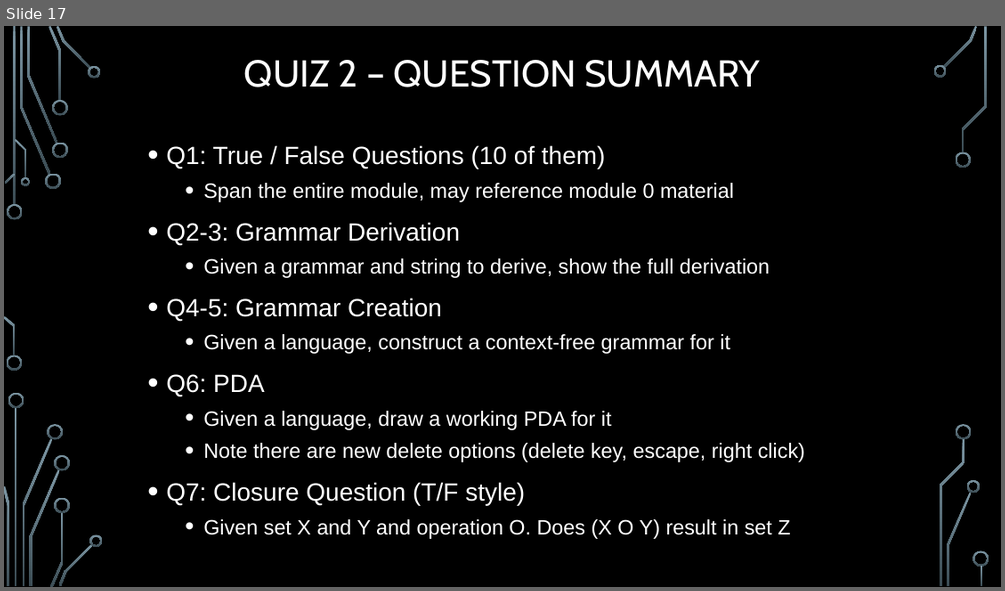
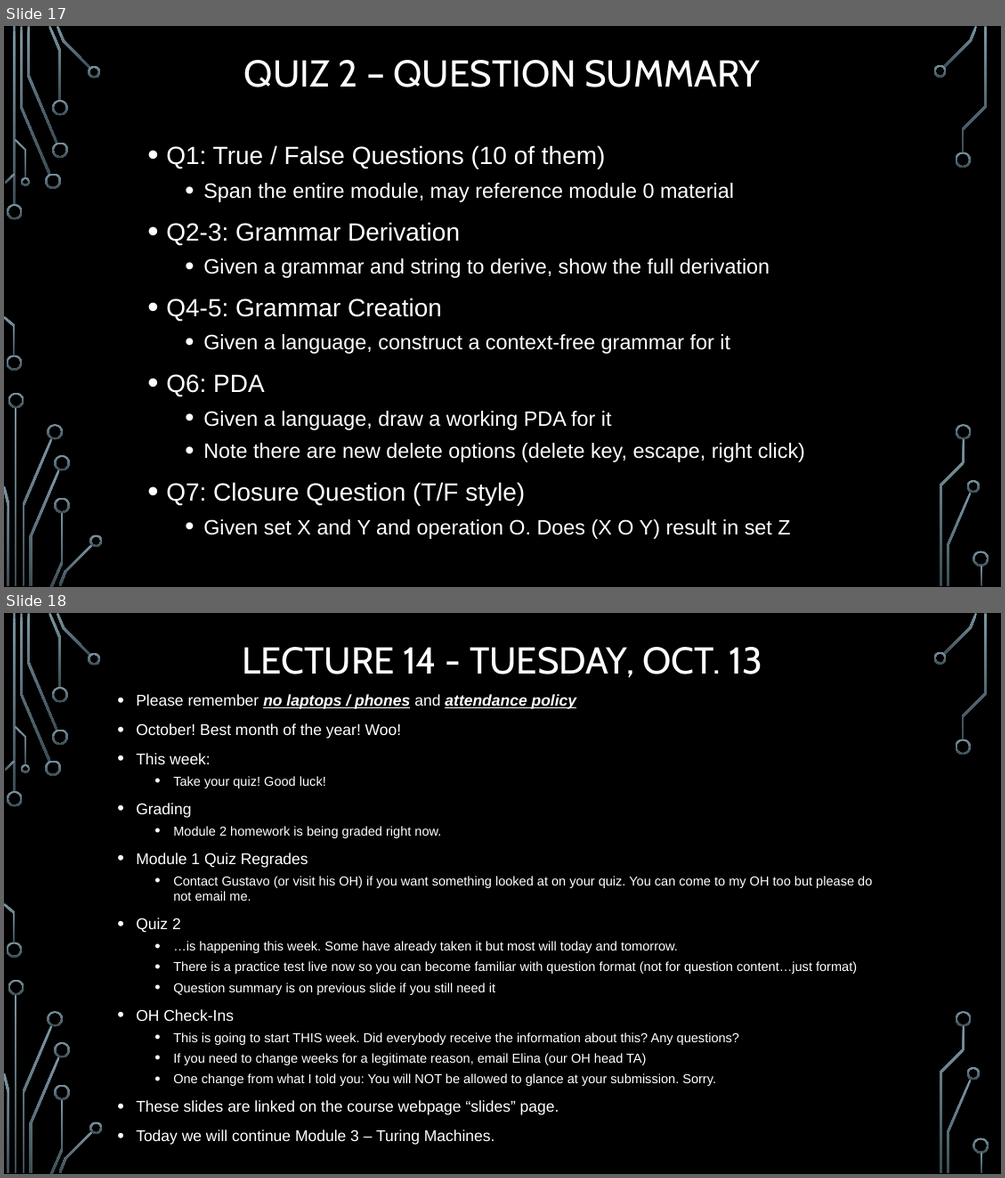
Before and after one commit to markfloryan/dmt2, a slide deck: slides/00-DailyAnnouncements.pptx. Shown one above the other, each under a label of ours: slide 17 before the commit, slides 17 and 18 after it. The pictures are 1005x591 and 1005x1178 pixels, drawn with LibreOffice and Linux fonts; fonts in the diff are those of the drawing; background and template pictures are left out. Boxes give left, top, right and bottom in pixels: in the first picture for what was removed or moved away, otherwise in the second. Text is boxed around its words. In the diff, an @@ line names an element or a change of style, - is before the commit and + after.

```diff
--- a/slides/00-DailyAnnouncements.pptx
+++ b/slides/00-DailyAnnouncements.pptx
@@ slide 18 added at [4,613,1001,1174], background picture (left out); not listed: 36 template elements that a slide beside it also shows @@
@@ title added at [243,647,762,678], 36 pt, text #FFFFFF @@
+LECTURE 14 - TUESDAY, OCT. 13
@@ text added at [136,694,872,1144], 12.5 pt, text #FFFFFF @@
+• Please remember no laptops / phones and attendance policy
+• October! Best month of the year! Woo!
+• This week:
+  • Take your quiz! Good luck!
+• Grading
+  • Module 2 homework is being graded right now.
+• Module 1 Quiz Regrades
+  • Contact Gustavo (or visit his OH) if you want something looked at on your quiz. You can come to my OH too but please do not email me.
+• Quiz 2
+  • …is happening this week. Some have already taken it but most will today and tomorrow.
+  • There is a practice test live now so you can become familiar with question format (not for question content…just format)
+  • Question summary is on previous slide if you still need it
+• OH Check-Ins
+  • This is going to start THIS week. Did everybody receive the information about this? Any questions?
+  • If you need to change weeks for a legitimate reason, email Elina (our OH head TA)
+  • One change from what I told you: You will NOT be allowed to glance at your submission. Sorry.
+• These slides are linked on the course webpage “slides” page.
+• Today we will continue Module 3 – Turing Machines.
```
Also in this commit, not shown: 1 slide changed, 2 other files.
